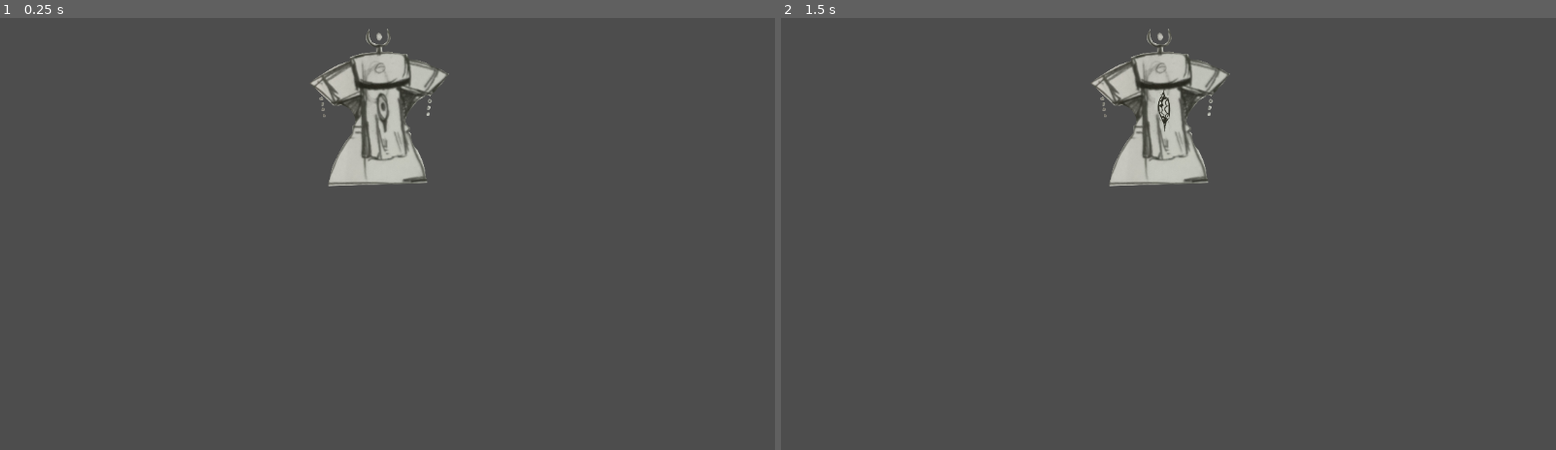
Above: before the commit, frames 1-2 (left to right).
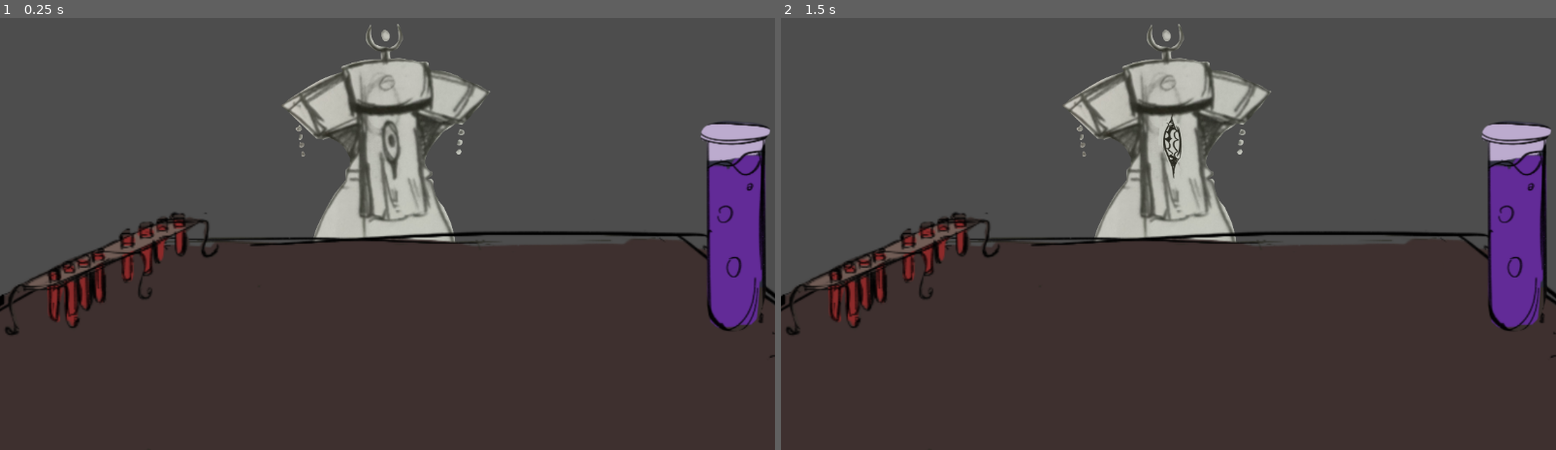
Above: after the commit, the same moments.

Repository: PSielchan/hex_rulette
Game: Godot game, scene res://scenes/game.tscn
The game is run twice, just before and just after one commit, with the same random seed, the same clock (stepped at 60 frames per second) and the same inputs.
Inputs:
- Up to frame 1 (0.25 s): no input
- Up to frame 2 (1.5 s): tap Enter at 1.25 s

The runs differ from the first frame. In frame 1, 55% of the frame differs, in the area x 0-100%, y 1-100%; in frame 2, 55%.

Commit message:
new_elements

Diff:
--- /dev/null
+++ b/scenes/blasphemy.tscn
@@ -0,0 +1,21 @@
+[gd_scene load_steps=3 format=3 uid="uid://bnhnfpoxiptkr"]
+
+[ext_resource type="Texture2D" uid="uid://bqsd65k4qeqhw" path="res://assets/blasphemy/blasphemy.png" id="1_6ebia"]
+
+[sub_resource type="SpriteFrames" id="SpriteFrames_vpvrt"]
+animations = [{
+"frames": [{
+"duration": 1.0,
+"texture": ExtResource("1_6ebia")
+}],
+"loop": true,
+"name": &"default",
+"speed": 5.0
+}]
+
+[node name="Blasphemy" type="Node2D"]
+
+[node name="AnimatedSprite2D" type="AnimatedSprite2D" parent="."]
+position = Vector2(2, 5)
+scale = Vector2(2.85, 2.85)
+sprite_frames = SubResource("SpriteFrames_vpvrt")
--- a/scenes/game.tscn
+++ b/scenes/game.tscn
@@ -1,12 +1,24 @@
-[gd_scene load_steps=2 format=3 uid="uid://dw7p8ysja10yt"]
+[gd_scene load_steps=5 format=3 uid="uid://dw7p8ysja10yt"]
 
 [ext_resource type="PackedScene" uid="uid://cr3l10j23qhcc" path="res://scenes/opponent.tscn" id="1_uwrxv"]
+[ext_resource type="PackedScene" uid="uid://bnhnfpoxiptkr" path="res://scenes/blasphemy.tscn" id="2_lnu2h"]
+[ext_resource type="PackedScene" uid="uid://bjfprp0swtysc" path="res://scenes/table.tscn" id="3_lbhrr"]
+[ext_resource type="PackedScene" uid="uid://it1684wxop4i" path="res://scenes/health.tscn" id="4_lbhrr"]
 
 [node name="Game" type="Node2D"]
 
 [node name="Opponent" parent="." instance=ExtResource("1_uwrxv")]
-position = Vector2(-7, -80)
+position = Vector2(16, 127)
 
 [node name="View" type="Camera2D" parent="."]
 position = Vector2(22, 72)
 zoom = Vector2(0.5, 0.5)
+
+[node name="Blasphemy" parent="." instance=ExtResource("2_lnu2h")]
+position = Vector2(1050, 25)
+
+[node name="Table" parent="." instance=ExtResource("3_lbhrr")]
+position = Vector2(13, 297)
+
+[node name="Health" parent="." instance=ExtResource("4_lbhrr")]
+position = Vector2(-774, 153)
--- /dev/null
+++ b/scenes/health.tscn
@@ -0,0 +1,21 @@
+[gd_scene load_steps=3 format=3 uid="uid://it1684wxop4i"]
+
+[ext_resource type="Texture2D" uid="uid://b6bxhlwitlxb6" path="res://assets/heath/health.png" id="1_5e2k1"]
+
+[sub_resource type="SpriteFrames" id="SpriteFrames_2rad1"]
+animations = [{
+"frames": [{
+"duration": 1.0,
+"texture": ExtResource("1_5e2k1")
+}],
+"loop": true,
+"name": &"default",
+"speed": 5.0
+}]
+
+[node name="Health" type="Node2D"]
+
+[node name="AnimatedSprite2D" type="AnimatedSprite2D" parent="."]
+position = Vector2(1, 0.999992)
+scale = Vector2(4.16327, 4.16327)
+sprite_frames = SubResource("SpriteFrames_2rad1")
--- a/scenes/opponent.tscn
+++ b/scenes/opponent.tscn
@@ -20,8 +20,9 @@
 [node name="Opponent" type="Node2D"]
 
 [node name="AnimatedSprite2D" type="AnimatedSprite2D" parent="."]
-position = Vector2(4, -194)
-scale = Vector2(0.54325, 0.54325)
+z_index = -2
+position = Vector2(0, -285)
+scale = Vector2(0.814625, 0.814625)
 sprite_frames = SubResource("SpriteFrames_w8tlm")
 autoplay = "default"
 frame_progress = 0.439413
--- /dev/null
+++ b/scenes/table.tscn
@@ -0,0 +1,22 @@
+[gd_scene load_steps=3 format=3 uid="uid://bjfprp0swtysc"]
+
+[ext_resource type="Texture2D" uid="uid://duqpuwe1jwiyb" path="res://assets/table/table.png" id="1_02ppr"]
+
+[sub_resource type="SpriteFrames" id="SpriteFrames_eotx8"]
+animations = [{
+"frames": [{
+"duration": 1.0,
+"texture": ExtResource("1_02ppr")
+}],
+"loop": true,
+"name": &"default",
+"speed": 5.0
+}]
+
+[node name="Table" type="Node2D"]
+
+[node name="AnimatedSprite2D" type="AnimatedSprite2D" parent="."]
+z_index = -1
+position = Vector2(2, 4)
+scale = Vector2(3.69612, 3.69612)
+sprite_frames = SubResource("SpriteFrames_eotx8")
Binary file added: assets/blasphemy/blasphemy.png
Not shown, added: assets/blasphemy/blasphemy.png.import
Binary file added: assets/heath/health.png
Not shown, added: assets/heath/health.png.import
Binary file added: assets/table/table.png
Not shown, added: assets/table/table.png.import
